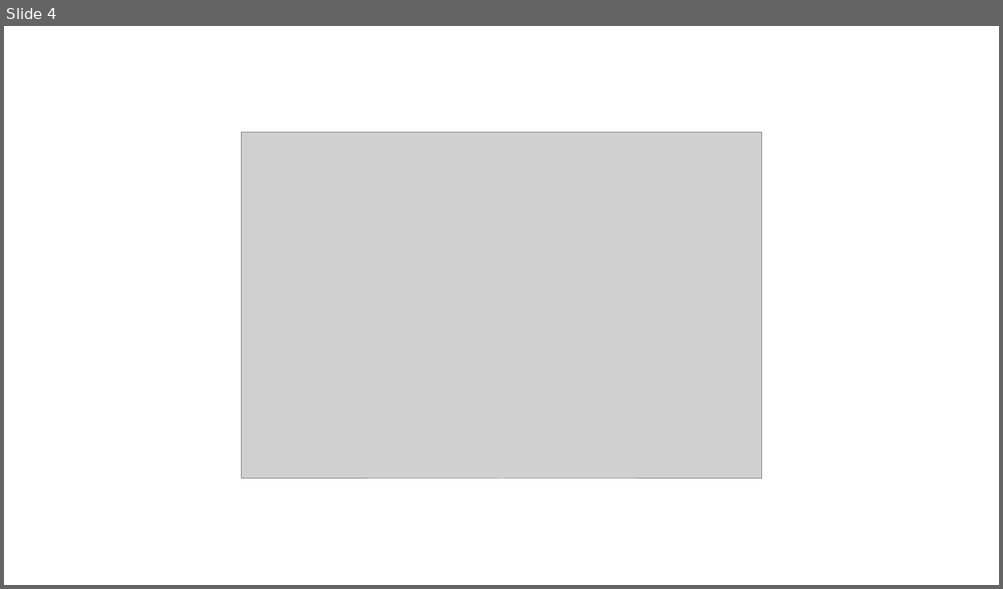
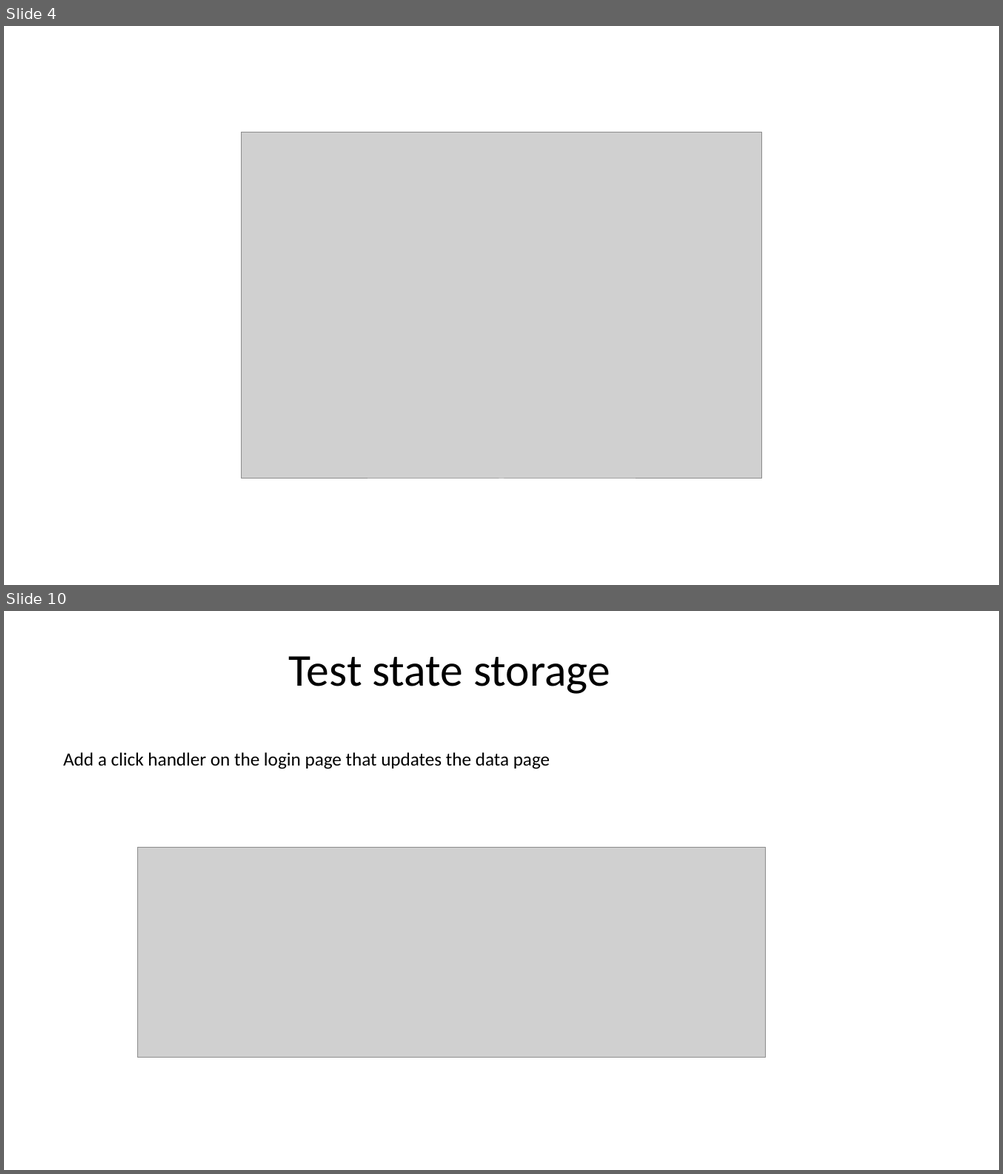
Before and after one commit to DHI/DomainServicesCourse, a slide deck: Presentations/DS-course-4-frontend.pptx. Shown one above the other, each under a label of ours: slide 4 before the commit, slides 4 and 10 after it; the slides between them are not shown. The pictures are 1003x589 and 1003x1174 pixels, drawn with LibreOffice and Linux fonts; fonts in the diff are those of the drawing; grey boxes stand for pictures. Boxes give left, top, right and bottom in pixels: in the first picture for what was removed or moved away, otherwise in the second. Text is boxed around its words. In the diff, an @@ line names an element or a change of style, - is before the commit and + after.

Commit message:
frontend app init and login

```diff
--- a/Presentations/DS-course-4-frontend.pptx
+++ b/Presentations/DS-course-4-frontend.pptx
@@ slide 10 added at (4,611,999,1170), background #FFFFFF @@
@@ text added at (288,656,610,694), 44 pt, text #000000 @@
+Test state storage
@@ text added at (63,752,549,769), 18 pt, text #000000 @@
+Add a click handler on the login page that updates the data page
@@ picture added at (137,848,765,1059) @@
```
Also in this commit, not shown: 6 other slides added, 24 other files.
